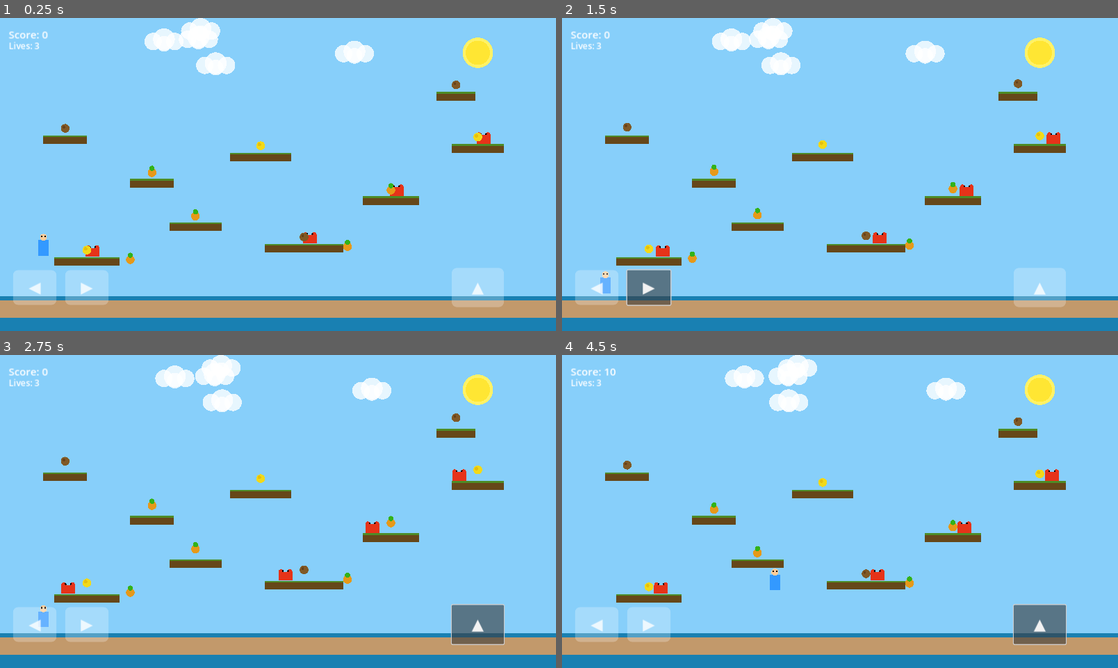
Above: before the commit, frames 1-4 (two rows, left to right).
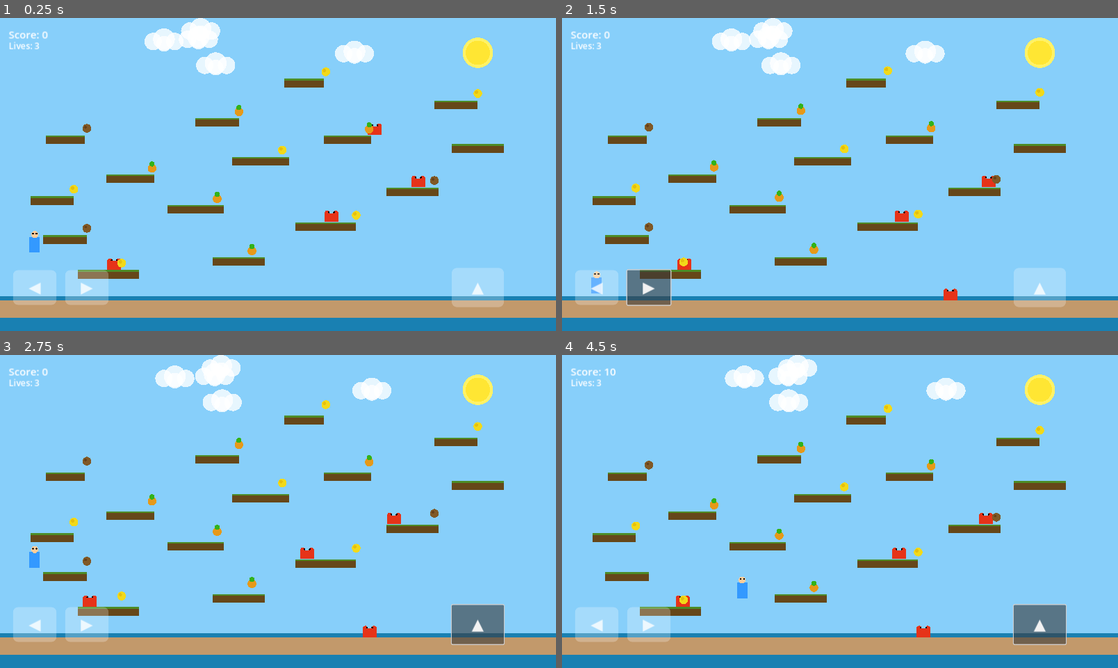
Above: after the commit, the same moments.

Repository: basic-scientia/Tropical-Island-Platformer
Game: Godot game, scene res://main.tscn
Two runs of this game, one before a commit and one after it. Both use one fixed random seed, a clock stepped at 60 frames per second and the inputs below.
Inputs:
- Up to frame 1 (0.25 s): no input
- Up to frame 2 (1.5 s): click "◀" at 0.5 s; click "▶" at 1.25 s
- Up to frame 3 (2.75 s): click "▲" at 2 s
- Up to frame 4 (4.5 s): hold D (move_right) 2.78-4.28 s; tap Space (jump) at 2.85, 3.02, 3.32, 3.6, 3.77, 4.07, 4.35 s; hold A (move_left) from 4.28 s (still down)

The runs differ from the first frame. In frame 1, 6.3% of the frame differs, in the area x 5-89%, y 15-84%; in frame 2, 6.4%; in frame 3, 6.5%, in the area x 5-87%, y 14-91%; in frame 4, 6.4%.

Commit message:
Fix jump physics, add double jump, rebalance level layout

Diff:
--- a/main.gd
+++ b/main.gd
@@ -116,20 +116,26 @@
     return plat
 
 func _create_platforms():
-    _create_platform(200, 560, 150)
-    _create_platform(450, 480, 120)
-    _create_platform(700, 530, 180)
-    _create_platform(350, 380, 100)
-    _create_platform(600, 320, 140)
-    _create_platform(900, 420, 130)
+    _create_platform(250, 590, 140)
+    _create_platform(550, 560, 120)
+    _create_platform(150, 510, 100)
+    _create_platform(450, 440, 130)
+    _create_platform(750, 480, 140)
+    _create_platform(300, 370, 110)
+    _create_platform(600, 330, 130)
+    _create_platform(950, 400, 120)
+    _create_platform(150, 280, 90)
+    _create_platform(500, 240, 100)
+    _create_platform(800, 280, 110)
+    _create_platform(1050, 200, 100)
+    _create_platform(700, 150, 90)
     _create_platform(1100, 300, 120)
-    _create_platform(150, 280, 100)
-    _create_platform(1050, 180, 90)
+    _create_platform(120, 420, 100)
 
 func _create_player():
     player = CharacterBody2D.new()
     player.set_script(preload("res://player.gd"))
-    player.position = Vector2(100, 500)
+    player.position = Vector2(80, 500)
 
     var collision = CollisionShape2D.new()
     var shape = RectangleShape2D.new()
@@ -165,10 +171,10 @@
     return enemy
 
 func _create_enemies():
-    _create_enemy_at(200, 540)
-    _create_enemy_at(700, 510)
-    _create_enemy_at(900, 400)
-    _create_enemy_at(1100, 280)
+    _create_enemy_at(250, 570)
+    _create_enemy_at(750, 460)
+    _create_enemy_at(950, 380)
+    _create_enemy_at(850, 260)
 
 func _create_fruit_at(x, y):
     var fruit = Area2D.new()
@@ -191,17 +197,20 @@
         player.score_changed.emit(player.score)
 
 func _create_fruits():
-    _create_fruit_at(200, 530)
-    _create_fruit_at(450, 450)
-    _create_fruit_at(700, 500)
-    _create_fruit_at(350, 350)
-    _create_fruit_at(600, 290)
-    _create_fruit_at(900, 390)
-    _create_fruit_at(1100, 270)
-    _create_fruit_at(150, 250)
-    _create_fruit_at(1050, 150)
-    _create_fruit_at(300, 550)
-    _create_fruit_at(800, 520)
+    _create_fruit_at(280, 560)
+    _create_fruit_at(580, 530)
+    _create_fruit_at(200, 480)
+    _create_fruit_at(500, 410)
+    _create_fruit_at(820, 450)
+    _create_fruit_at(350, 340)
+    _create_fruit_at(650, 300)
+    _create_fruit_at(1000, 370)
+    _create_fruit_at(200, 250)
+    _create_fruit_at(550, 210)
+    _create_fruit_at(850, 250)
+    _create_fruit_at(1100, 170)
+    _create_fruit_at(750, 120)
+    _create_fruit_at(170, 390)
 
 func _create_clouds():
     for i in 5:
--- a/player.gd
+++ b/player.gd
@@ -1,14 +1,15 @@
 extends CharacterBody2D
 
 const SPEED = 300.0
-const JUMP_VELOCITY = -500.0
-const GRAVITY = 1400.0
+const JUMP_VELOCITY = -620.0
+const GRAVITY = 1200.0
 const SIZE = Vector2(24, 36)
 
 var lives = 3
 var score = 0
 var invincible = false
 var facing_right = true
+var can_double_jump = true
 
 signal lives_changed(new_lives)
 signal score_changed(new_score)
@@ -34,8 +35,13 @@
     else:
         velocity.x = move_toward(velocity.x, 0, SPEED)
 
-    if Input.is_action_just_pressed("jump") and is_on_floor():
-        velocity.y = JUMP_VELOCITY
+    if Input.is_action_just_pressed("jump"):
+        if is_on_floor():
+            velocity.y = JUMP_VELOCITY
+            can_double_jump = true
+        elif can_double_jump:
+            velocity.y = JUMP_VELOCITY
+            can_double_jump = false
 
     move_and_slide()
     queue_redraw()
